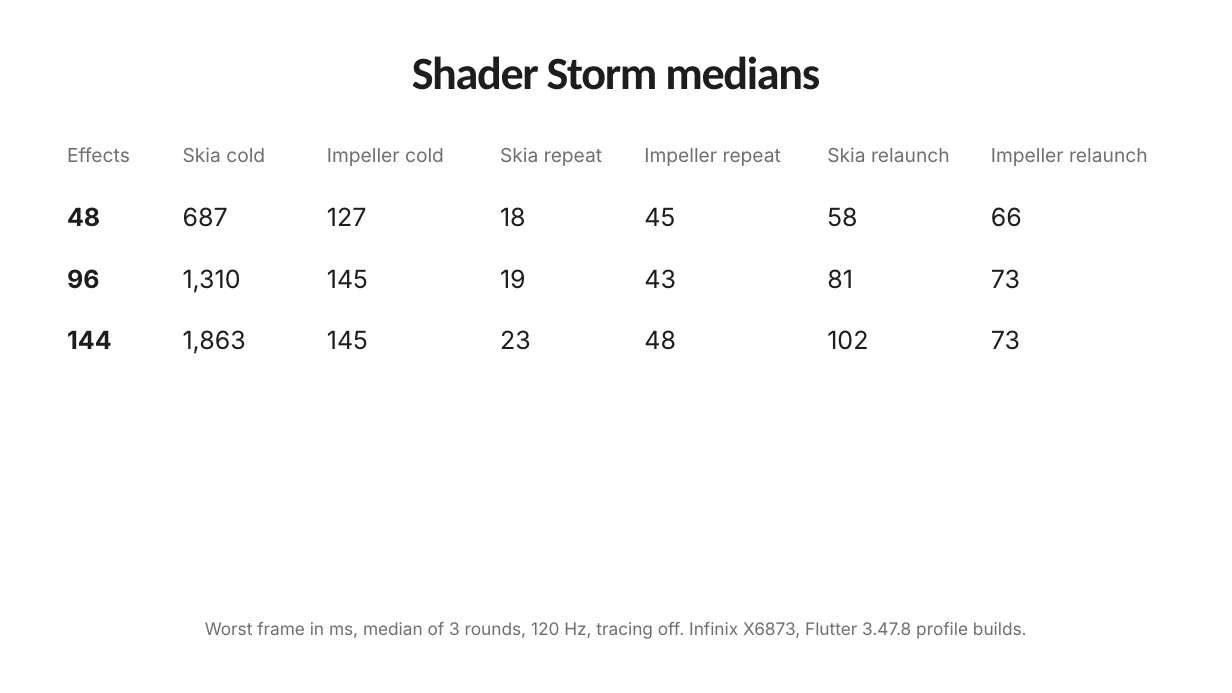
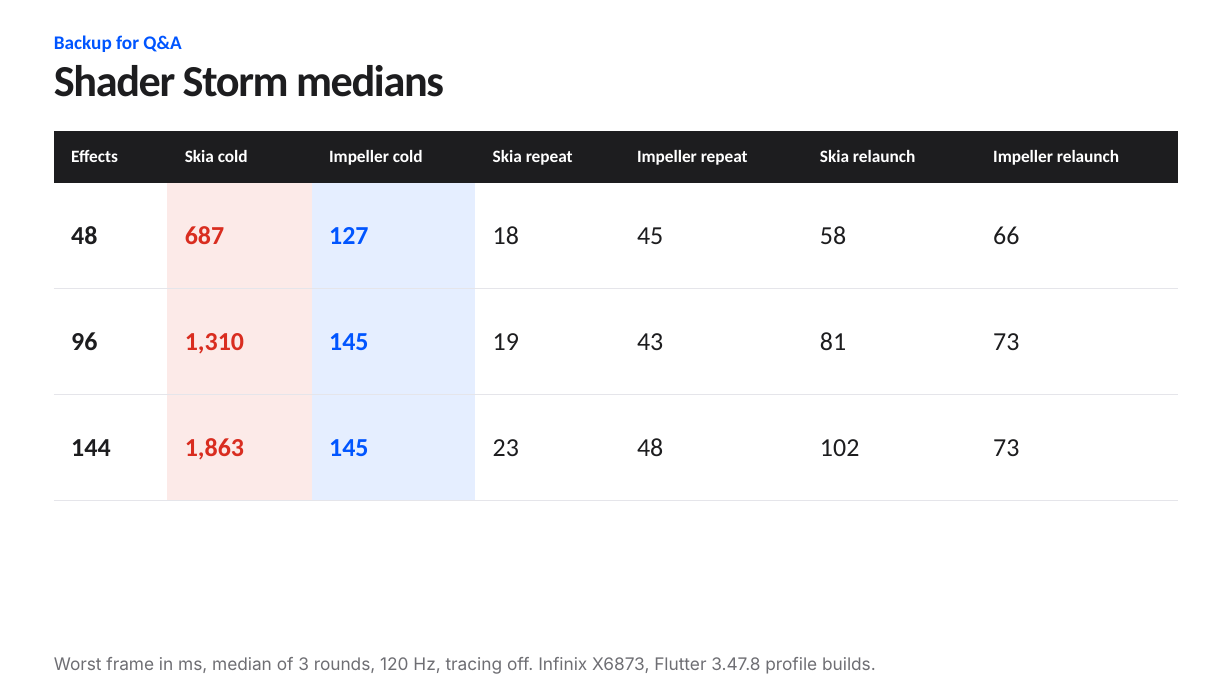
Before and after one commit to cm-collins/fluttercon-demo-app, a slide deck: slide 33 of docs/talk/slides/beyond-skia.pptx (slide 49 before the commit). Drawn at 1232x693 pixels with LibreOffice and Linux fonts; fonts in the diff are those of the drawing; background and template pictures are left out. Boxes give left, top, right and bottom in pixels: in the first picture for what was removed or moved away, otherwise in the second. Text is boxed around its words. In the diff, an @@ line names an element or a change of style, - is before the commit and + after.

```diff
--- a/docs/talk/slides/beyond-skia.pptx
+++ b/docs/talk/slides/beyond-skia.pptx
@@ title "Shader Storm medians": place and size @@
-title "Shader Storm medians" at <box>412,56,820,90</box>
+title "Shader Storm medians" at <box>54,65,444,97</box>
@@ title "Shader Storm medians" at <box>54,65,444,97</box>: size 36 to 34.5 pt, letter spacing -1.1 to -1 pt; alignment centre to left; line spacing 1.02 to 0.96 @@
@@ text added at <box>54,35,181,52</box>, 15 pt, text #0055FF, bold @@
+Backup for Q&A
@@ table at <box>54,131,1178,501</box> @@
@@ fill none to #1D1D1F in row 1 @@
@@ fill none to #FCEAE8 in 3 cells @@
@@ fill none to #E6EEFF in 3 cells @@
@@ size 15 to 13.5 pt, text colour #6E6E73 to #FFFFFF in "Effects", "Skia cold", "Impeller cold", "Skia repeat" and 3 more places @@
@@ font Inter to Calibri @@
@@ bold on in "Effects", "Skia cold", "Impeller cold", "Skia repeat" and 9 more places @@
@@ size 19.5 to 20.2 pt in "48", "687", "127", "18" and 17 more places @@
@@ text colour #1D1D1F to #D92D20 in "687", "1,310", "1,863" @@
@@ text colour #1D1D1F to #0055FF in "127", "145", "145" @@
@@ line spacing 1 to 0.96 @@
@@ borders changed @@
@@ table: place and size @@
-table at <box>57,125,1174,372</box>
+table at <box>54,131,1178,501</box>
@@ text "Worst frame in ms, median ...": place and size @@
-text "Worst frame in ms, median ..." at <box>205,622,1027,639</box>
+text "Worst frame in ms, median ..." at <box>54,657,876,674</box>
@@ text "Worst frame in ms, median ..." at <box>54,657,876,674</box>: alignment centre to left; line spacing 1.1 to 1; vertical alignment top to middle @@
```
Also in this commit, not shown: 14 other slides changed, 19 slides added, 35 slides removed, 51 other files.
